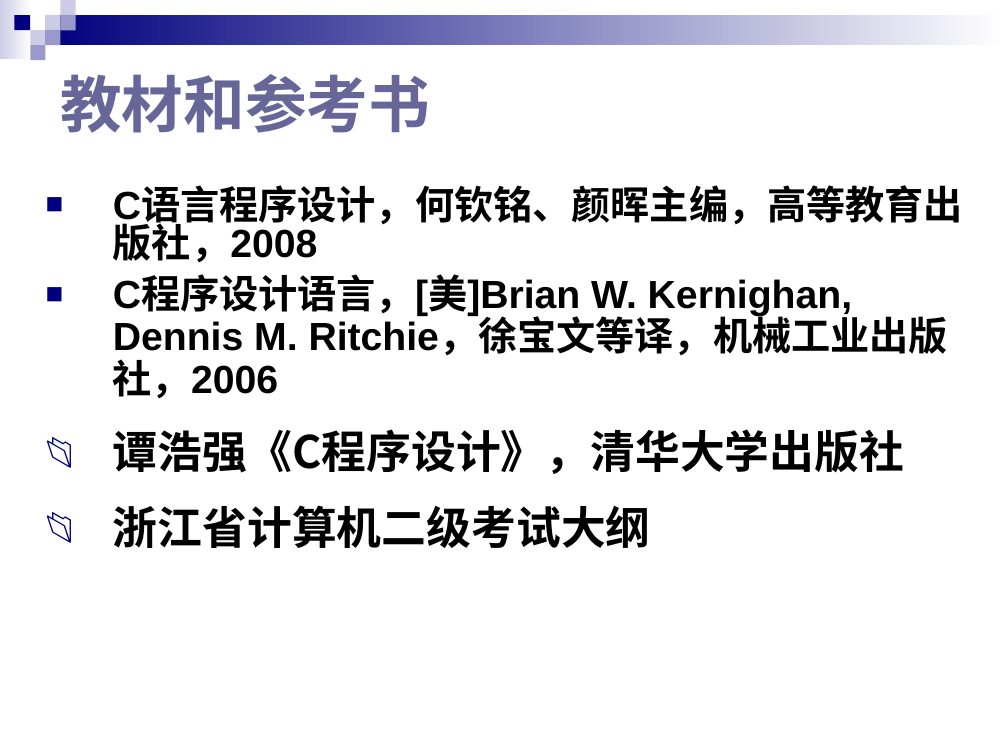
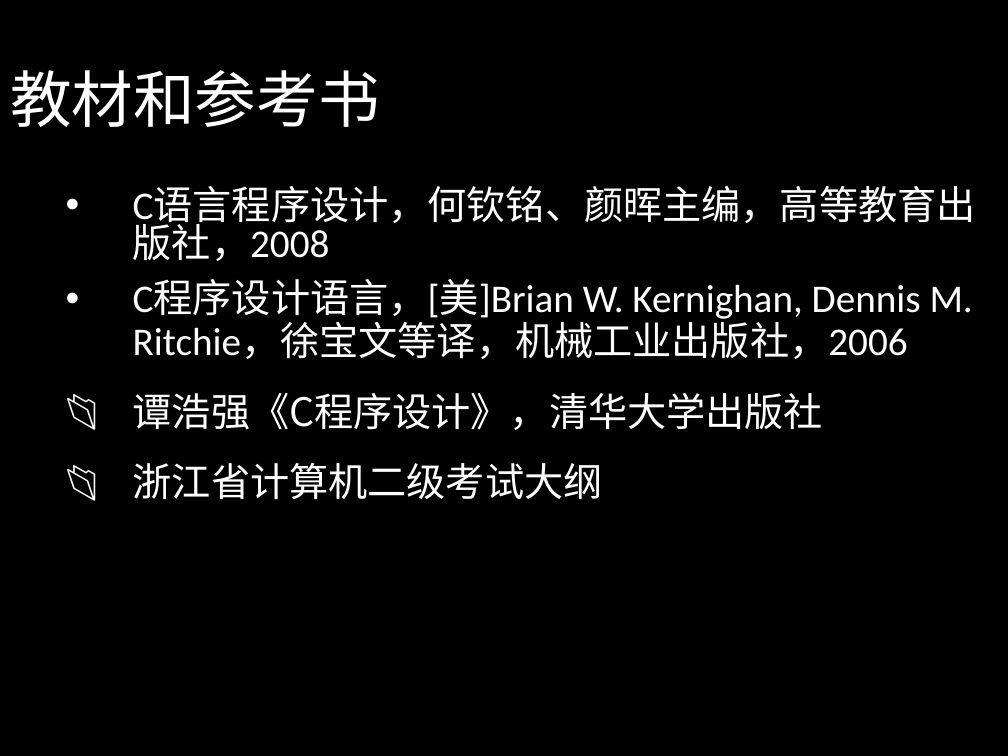
Before and after one commit to doubletao/ppt2img, a slide deck: slide 5 of PPT2Img/test.ppt. Drawn at 1008x756 pixels with LibreOffice and Linux fonts; fonts in the diff are those of the drawing. Boxes give left, top, right and bottom in pixels: in the first picture for what was removed or moved away, otherwise in the second. Text is boxed around its words. In the diff, an @@ line names an element or a change of style, - is before the commit and + after.

```diff
--- a/PPT2Img/test.ppt
+++ b/PPT2Img/test.ppt
@@ background #FFFFFF to #000000 @@
@@ title "教材和参考书": place and size @@
-title "教材和参考书" at [60,74,430,133]
+title "教材和参考书" at [10,70,380,127]
@@ title "教材和参考书" at [10,70,380,127]: font Arial to Calibri, text colour #666699 to #FFFFFF, bold off; line spacing 1 to 0.9 @@
@@ group removed at [0,0,1008,60]: 9 rectangles @@
@@ text "C语言程序设计，何钦铭、颜晖主编，高等教育出版社，2008": place and size @@
-text "C语言程序设计，何钦铭、颜晖主编，高等教育出版社，2008" at [113,188,963,548]
+text "C语言程序设计，何钦铭、颜晖主编，高等教育出版社，2008" at [133,186,976,499]
@@ text "C语言程序设计，何钦铭、颜晖主编，高等教育出版社，2008" at [133,186,976,499]: font Arial to Calibri in "C语言程序设计，何钦铭、颜晖主编，高等教育出版社，2008", "C程序设计语言，[美]Brian W. Kernighan, Dennis M. Ritchie，徐宝文等译，机械工业出 ..."; text colour #000000 to #FFFFFF, bold off; size 32 to 28 pt in "谭浩强《C程序设计》，清华大学出版社", "浙江省计算机二级考试大纲"; bullet ■ to •; more space between paragraphs; bullet colour #00007D to #FFFFFF @@
```
Also in this commit, not shown: 37 other slides changed, 1 other file.
